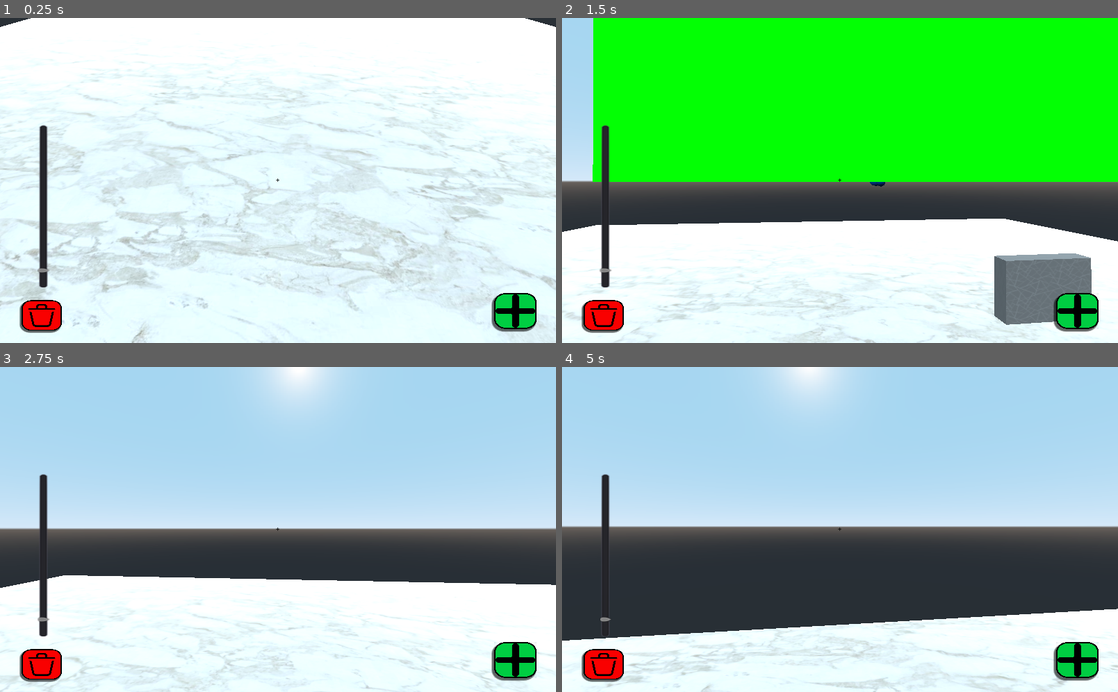
Above: before the commit, frames 1-4 (two rows, left to right).
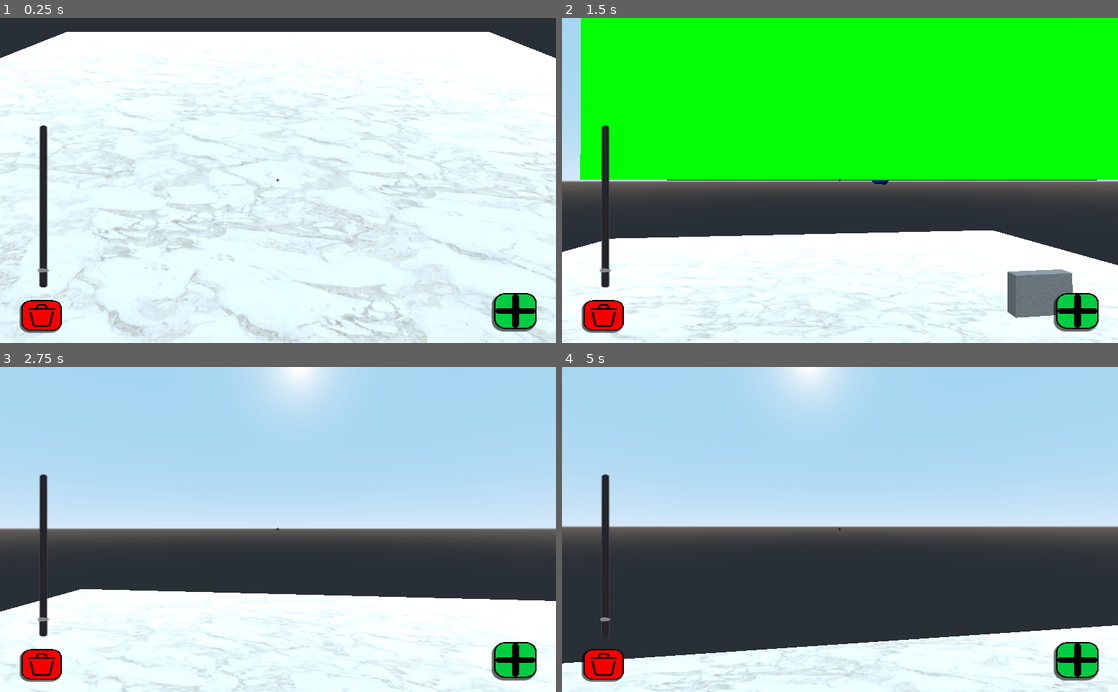
Above: after the commit, the same moments.

Repository: Danydev018/House_Estructure_Generator
Game: Godot game, scene res://Scenes/Main.tscn
Same seed, same stepped clock (60 frames per second), same inputs: the game is played once before the commit and once after it.
Inputs (mouse positions are in pixels of both pictures, inside the frame that each line leads up to):
- Up to frame 1 (0.25 s): no input
- Up to frame 2 (1.5 s): click (1079, 310) at 0.5 s; tap Enter at 1.25 s; move the mouse to (867, 180) at 1.27 s; hold Up (ui_up) from 1.28 s (still down); click (867, 180) at 1.42 s
- Up to frame 3 (2.75 s): keep holding Up (ui_up); move the mouse to (250, 529) at 2.02 s; click (250, 529) at 2.17 s
- Up to frame 4 (5 s): keep holding Up (ui_up); move the mouse to (851, 523) at 2.77 s; click (851, 523) at 2.92 s; move the mouse to (834, 536) at 3.52 s; click (834, 536) at 3.67 s; move the mouse to (878, 532) at 4.27 s; click (878, 532) at 4.42 s

The runs differ from the first frame. In frame 1, 15% of the frame differs, in the area x 0-100%, y 0-100%; in frame 2, 9.1%; in frame 3, 5.7%; in frame 4, 7.1%.

Commit message:
draging a raz de piso funcionando

Diff:
--- a/Scenes/Main.tscn
+++ b/Scenes/Main.tscn
@@ -52,7 +52,7 @@
 script = ExtResource( 2 )
 
 [node name="Camera" type="Camera" parent="."]
-transform = Transform( 1, 0, 0, 0, 0.707107, 0.707107, 0, -0.707107, 0.707107, 0, 10, 10 )
+transform = Transform( 1, 0, 0, 0, 0.707107, 0.707107, 0, -0.707107, 0.707107, 0, 13.9772, 13.8784 )
 current = true
 script = ExtResource( 1 )
 
--- a/Scripts/Main.gd
+++ b/Scripts/Main.gd
@@ -215,10 +215,12 @@
 func start_drag(collision_point):
 	is_dragging = true
 	original_position = selected_block.translation
-	# Calcular offset considerando la altura del cubo
+
+	# Calcular offset solo en X y Z, ignorar Y completamente
 	var snapped_point = collision_point.snapped(Vector3.ONE)
-	snapped_point.y += 0  # Añadir offset de altura
+	snapped_point.y = selected_block.translation.y  # Forzar misma altura
 	drag_offset = selected_block.translation - snapped_point
+	drag_offset.y = 0  # Eliminar cualquier componente Y del offset
 
 	# Cambiar material para indicar arrastre
 	var drag_material = SpatialMaterial.new()
@@ -232,6 +234,8 @@
 	mesh_instance.material_override = drag_material
 
 func update_drag_position(touch_position = null):
+	var new_position
+
 	if touch_position != null:
 		var camera = $Camera
 		var from = camera.project_ray_origin(touch_position)
@@ -241,16 +245,19 @@
 		var result = space_state.intersect_ray(from, to)
 
 		if result:
-			var new_position = result.position.snapped(Vector3.ONE) + drag_offset
-			new_position.y = max(new_position.y, 0)
-			selected_block.translation = new_position
-	else:
-		# Usar raycast tradicional como fallback
+			new_position = result.position.snapped(Vector3.ONE) + drag_offset
+		else:
+			return  # No hacer nada si no hay colisión
+	else:
 		var raycast = $Camera/RayCast
 		if raycast.is_colliding():
-			var new_position = raycast.get_collision_point().snapped(Vector3.ONE) + drag_offset
-			new_position.y = max(new_position.y, 0)
-			selected_block.translation = new_position
+			new_position = raycast.get_collision_point().snapped(Vector3.ONE) + drag_offset
+		else:
+			return
+
+	# Mantener SIEMPRE la altura original, sin excepciones
+	new_position.y = original_position.y
+	selected_block.translation = new_position
 
 func finish_drag():
 	is_dragging = false
